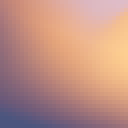
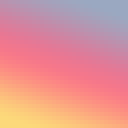
The second 128x128 image is a revision of the first. Changes to its layers:
painted on "Gradient Fill 1 copy" over [0, 0, 128, 128]
removed layer "Gradient Fill 1 copy 4" over [0, 0, 128, 128]
removed layer "Gradient Fill 1 copy 3" over [0, 0, 128, 128]
painted on "Layer 2" over [0, 0, 128, 128]
